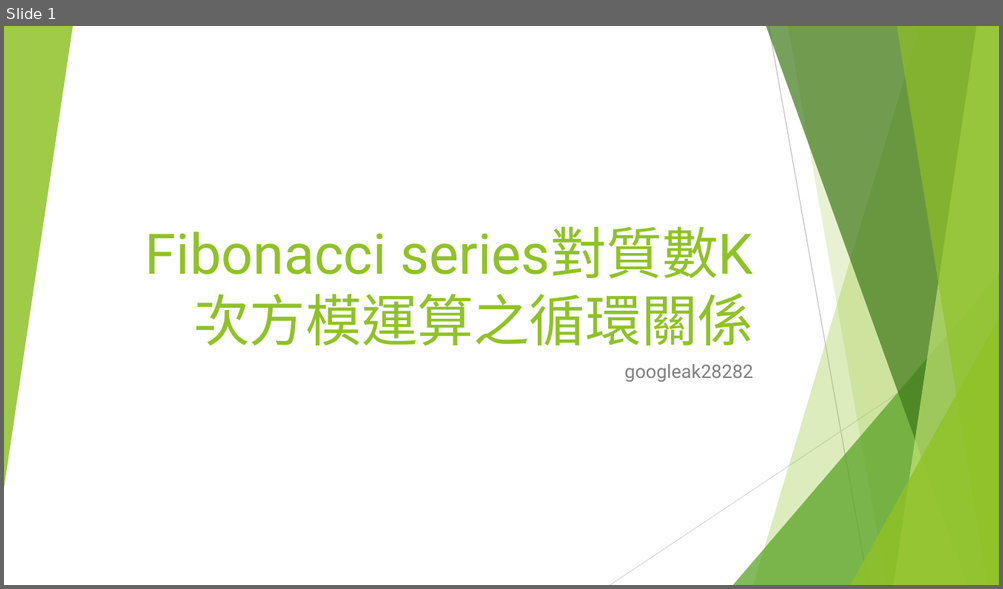
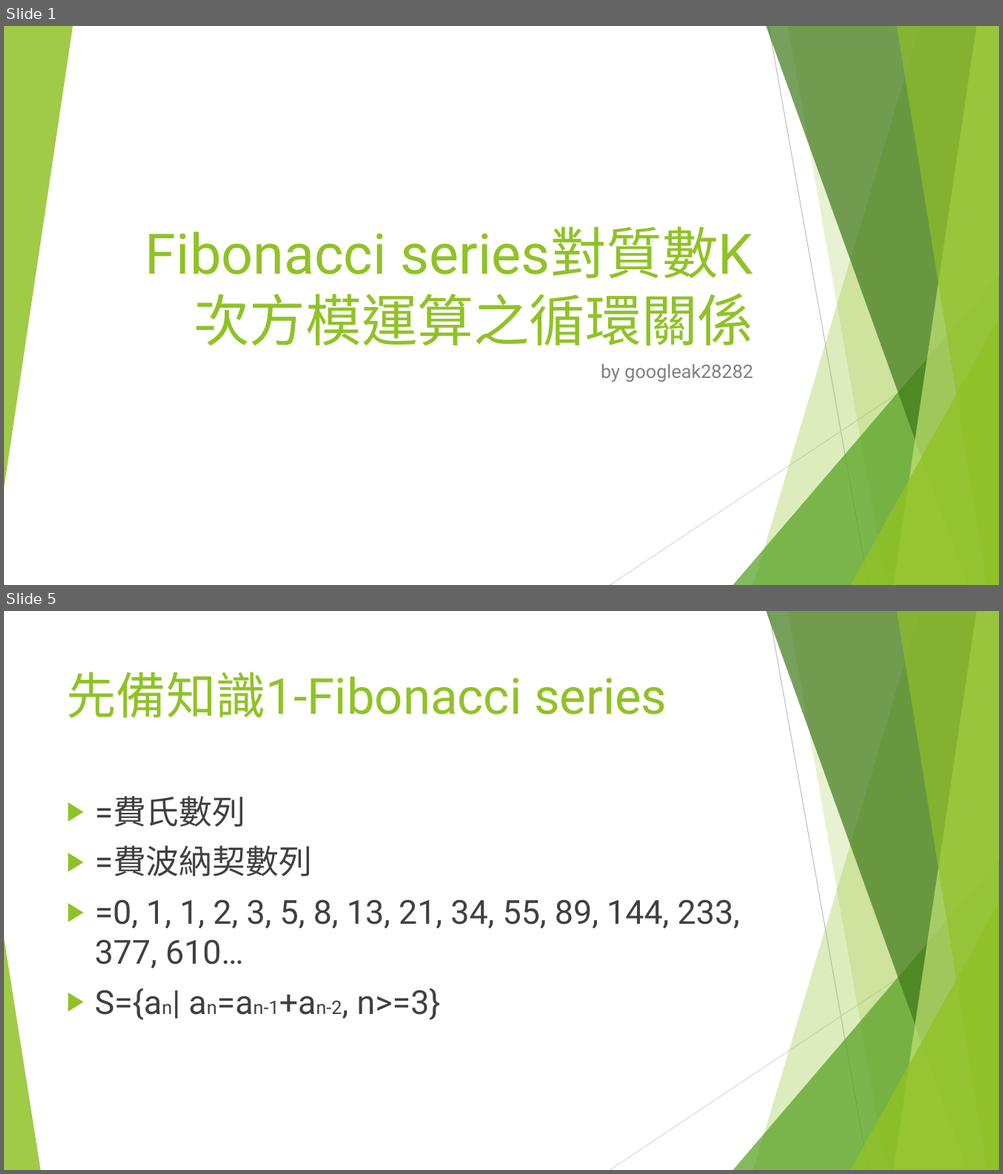
Before and after one commit to googleak28282/-, a slide deck: 二維線段樹.pptx. Shown one above the other, each under a label of ours: slide 1 before the commit, slides 1 and 5 after it; the slides between them are not shown. The pictures are 1003x589 and 1003x1174 pixels, drawn with LibreOffice and Linux fonts; fonts in the diff are those of the drawing. Boxes give left, top, right and bottom in pixels: in the first picture for what was removed or moved away, otherwise in the second. Text is boxed around its words. In the diff, an @@ line names an element or a change of style, - is before the commit and + after.

```diff
--- a/二維線段樹.pptx
+++ b/二維線段樹.pptx
@@ slide 5 added at [4, 611, 999, 1170], background #FFFFFF; not listed: 9 template elements that a slide beside it also shows @@
@@ title added at [67, 672, 667, 718], 48 pt, text #90C226 @@
+先備知識1-Fibonacci series
@@ text added at [95, 796, 740, 1020], 32 pt, text #404040 @@
+▶ =費氏數列
+▶ =費波納契數列
+▶ =0, 1, 1, 2, 3, 5, 8, 13, 21, 34, 55, 89, 144, 233, 377, 610…
+▶ S={an| an=an-1+an-2, n>=3}
@@ triangle added at [4, 939, 40, 1170], fill #90C226 at 85% opacity @@
@@ slide 1 changed as well @@
@@ subtitle at [600, 364, 753, 383]: text changed @@
-googleak28282
+by googleak28282
```
Also in this commit, not shown: 13 other slides added, 5 other files.
